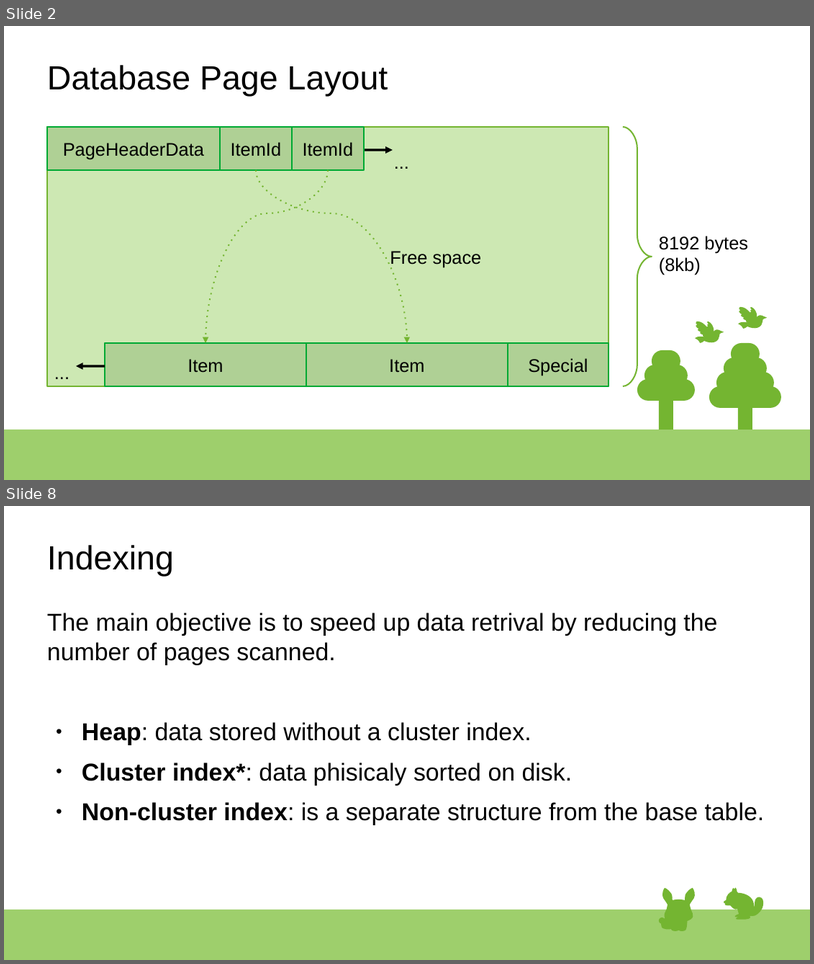
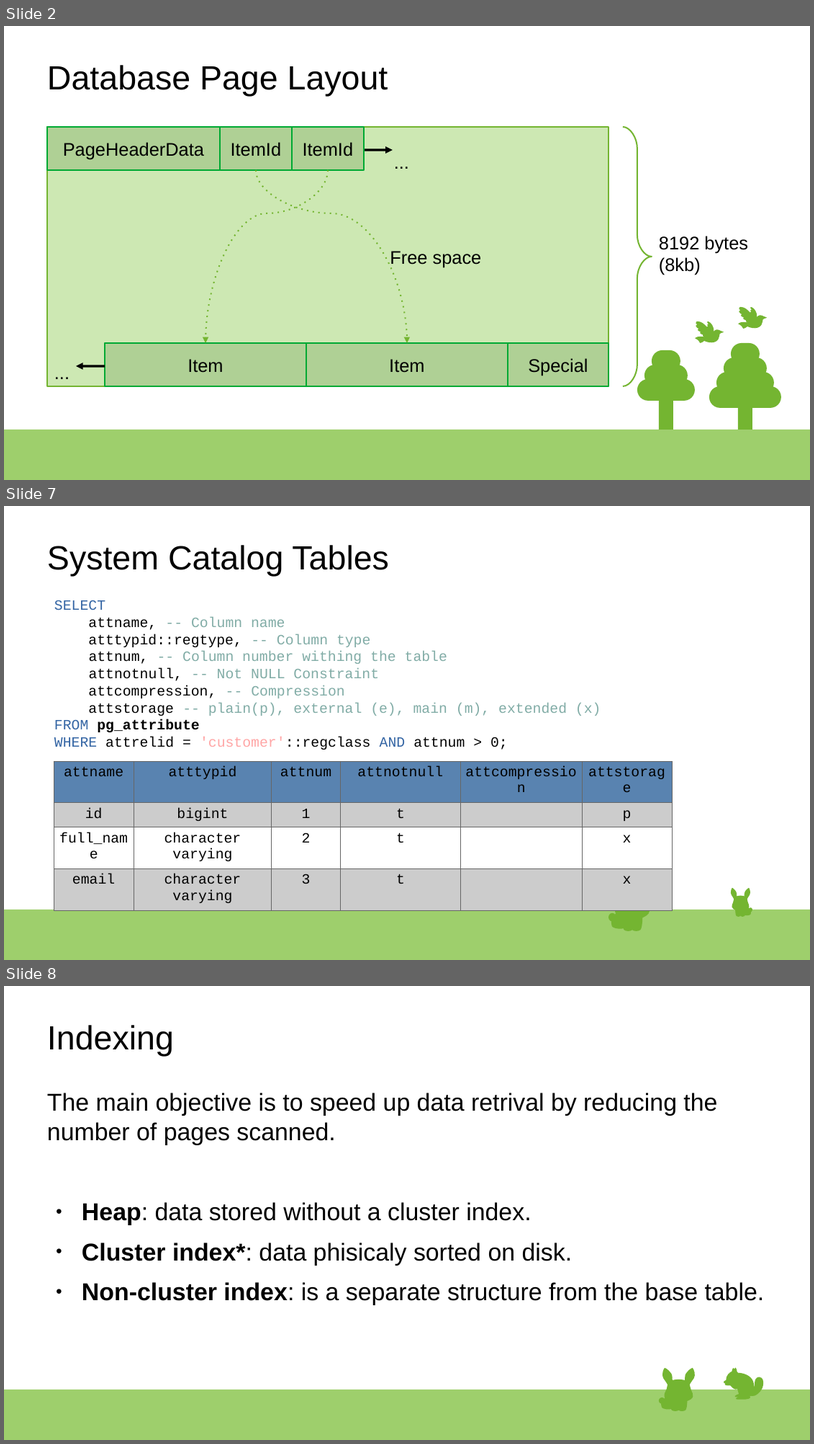
Before and after one commit to rsibanez89/postgres-indexing, a slide deck: Presentation.odp. Shown one above the other, each under a label of ours: slides 2 and 8 before the commit, slides 2, 7 and 8 after it; the slides between them are not shown. The pictures are 814x964 and 814x1444 pixels, drawn with LibreOffice and Linux fonts; fonts in the diff are those of the drawing. Boxes give left, top, right and bottom in pixels: in the first picture for what was removed or moved away, otherwise in the second. Text is boxed around its words. In the diff, an @@ line names an element or a change of style, - is before the commit and + after.

```diff
--- a/Presentation.odp
+++ b/Presentation.odp
@@ slide 7 added at bbox=[4, 506, 810, 960], background #FFFFFF; not listed: 1 template element that a slide beside it also shows @@
@@ title added at bbox=[47, 545, 389, 576], 33 pt, text #000000 @@
+System Catalog Tables
@@ text added at bbox=[54, 600, 602, 749], 14 pt, text #81ACA6 @@
+SELECT
+attname, -- Column name
+atttypid::regtype, -- Column type
+attnum, -- Column number withing the table
+attnotnull, -- Not NULL Constraint
+attcompression, -- Compression
+attstorage -- plain(p), external (e), main (m), extended (x)
+FROM pg_attribute
+WHERE attrelid = 'customer'::regclass AND attnum > 0;
@@ table added at bbox=[54, 762, 672, 906], 4 rows, 6 columns @@
+attname | atttypid | attnum | attnotnull | attcompression | attstorage
+id | bigint | 1 | t |  | p
+full_name | character varying | 2 | t |  | x
+email | character varying | 3 | t |  | x
@@ group added at bbox=[610, 873, 652, 931]: 23 freeform shapes @@
@@ group added at bbox=[731, 888, 753, 916]: 23 freeform shapes @@
```
Also in this commit, not shown: 6 slides changed, 1 other slide added, 1 slide removed, 8 other files.
